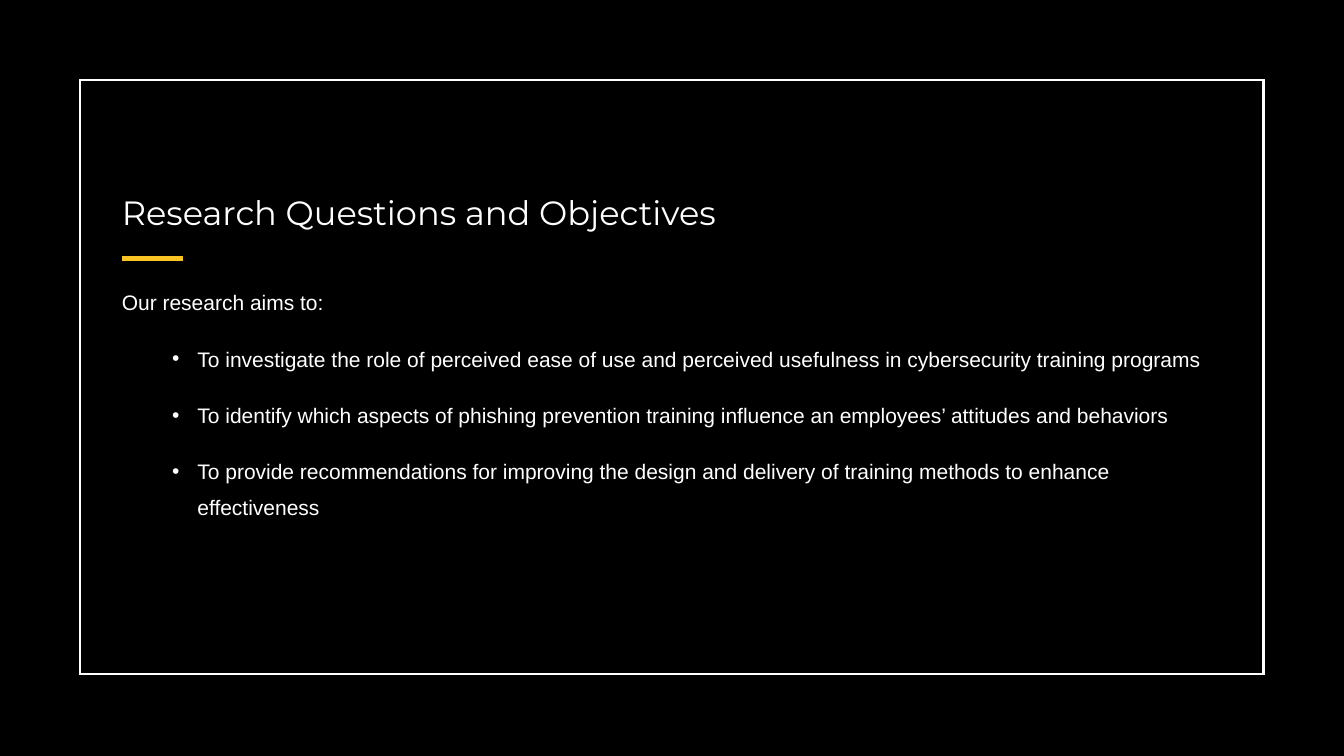
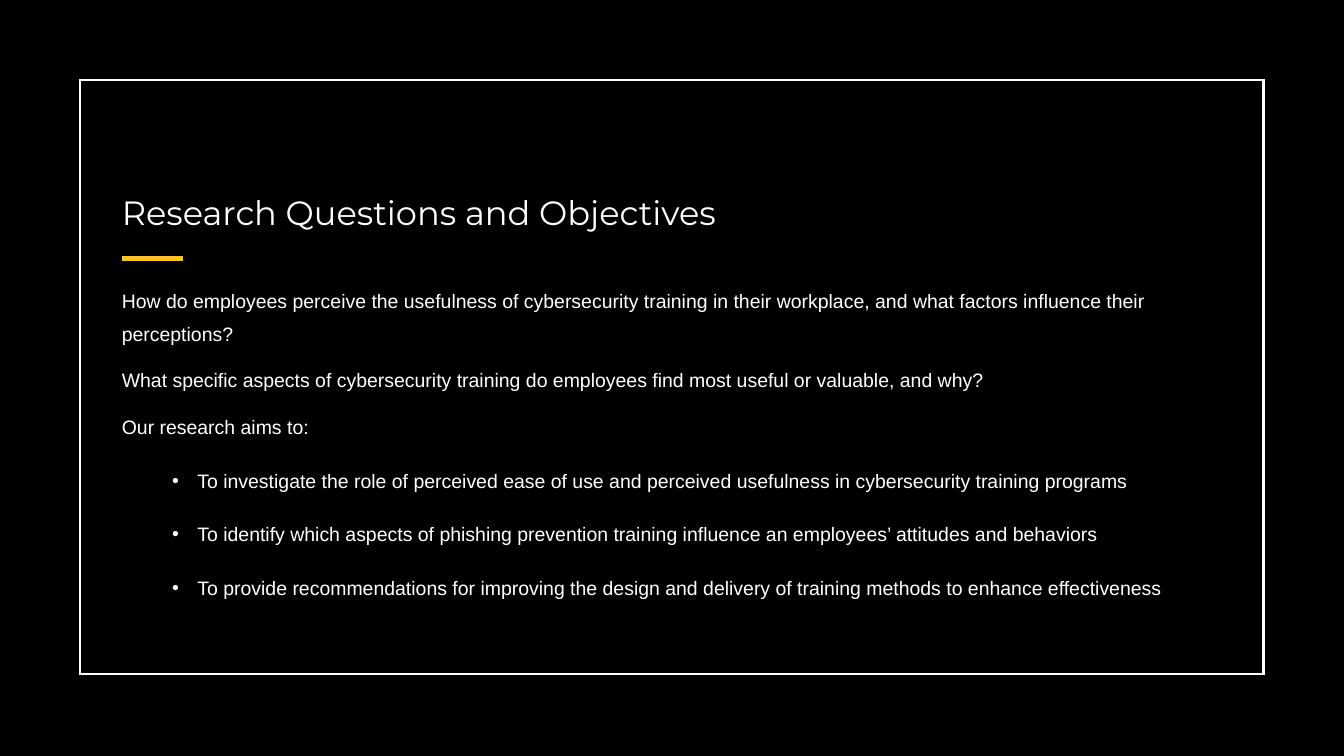
Before and after one commit to snowbowls/W.B.T.T.R.Y.A.Y.C.E.W, a slide deck: slide 3 of PPT/Alpha Review.pptx. Drawn at 1344x756 pixels with LibreOffice and Linux fonts; fonts in the diff are those of the drawing. Boxes give left, top, right and bottom in pixels: in the first picture for what was removed or moved away, otherwise in the second. Text is boxed around its words. In the diff, an @@ line names an element or a change of style, - is before the commit and + after.

Commit message:
Working on pptx

```diff
--- a/PPT/Alpha Review.pptx
+++ b/PPT/Alpha Review.pptx
@@ text at [122,294,1144,391]: paragraphs added @@
+How do employees perceive the usefulness of cybersecurity training in their workplace, and what factors influence their perceptions?
+What specific aspects of cybersecurity training do employees find most useful or valuable, and why?
@@ text at [122,420,1161,599]: size 15 to 13.9 pt in "Our research aims to:", "To investigate the role of perceived ease ...", "To identify which aspects of phishing prevention ...", "To provide recommendations for improving the design ..." @@
```
Also in this commit, not shown: 4 other slides changed.
